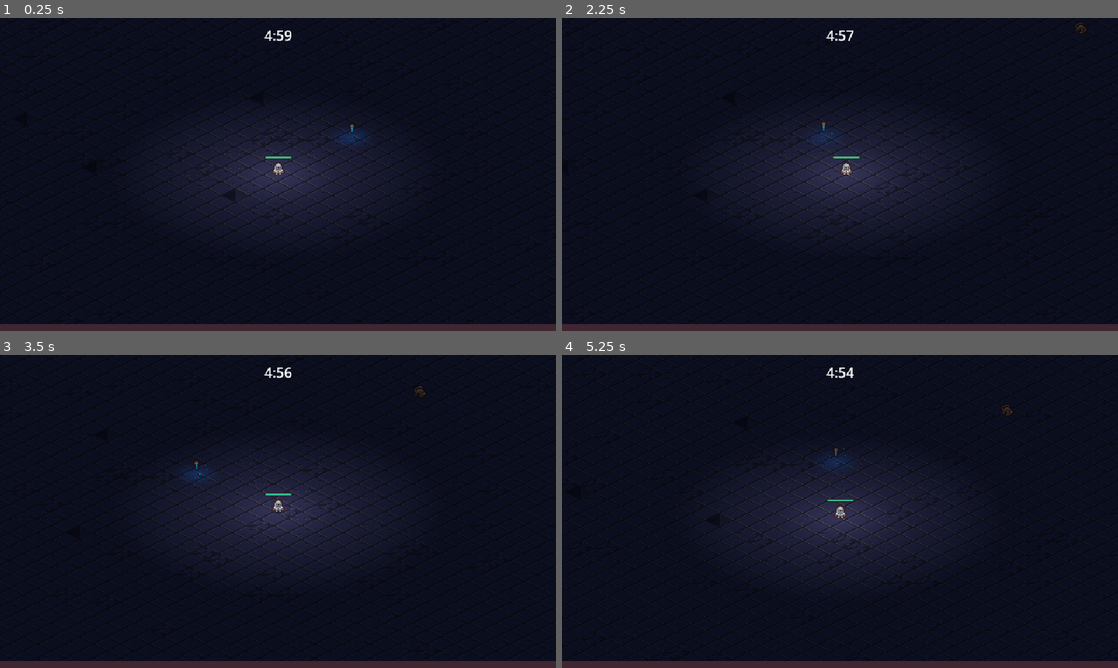
Above: before the commit, frames 1-4 (two rows, left to right).
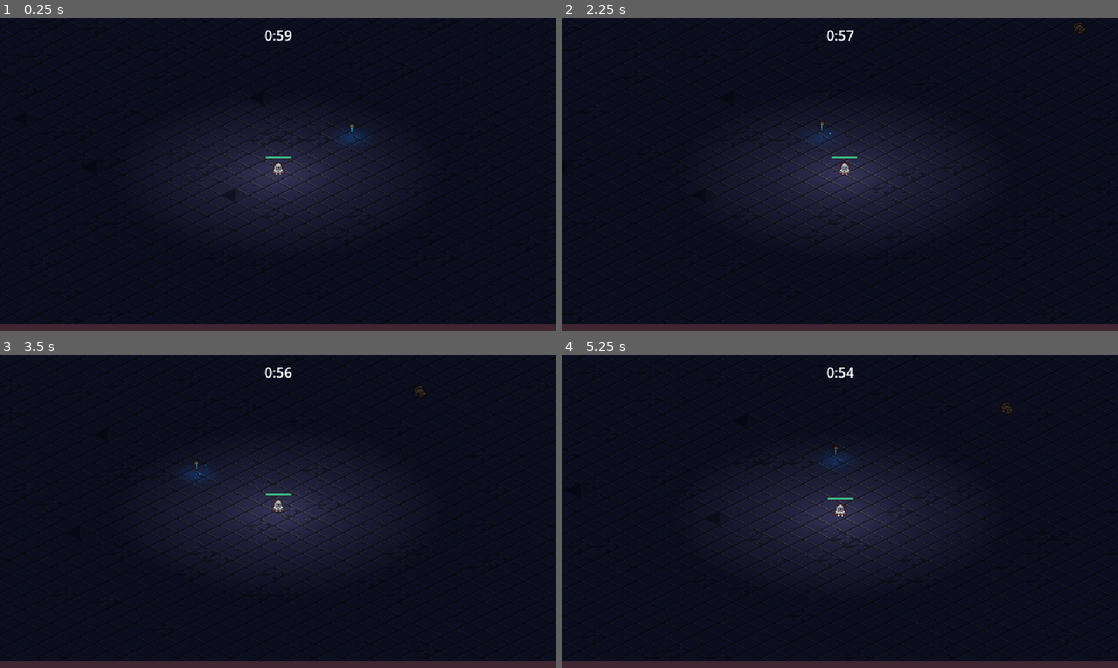
Above: after the commit, the same moments.

Repository: artem-lygin/DungeonSurvivors
Game: Godot game, scene res://scenes/main/main.tscn
The game is run twice, just before and just after one commit, with the same random seed, the same clock (stepped at 60 frames per second) and the same inputs.
Inputs (mouse positions are in pixels of both pictures, inside the frame that each line leads up to):
- Up to frame 1 (0.25 s): no input
- Up to frame 2 (2.25 s): tap Enter at 0.5 s; move the mouse to (962, 158) at 0.52 s; press the mouse at (962, 158) at 0.53 s; hold D (move_right) 0.53-1.25 s; release the mouse at (962, 158) at 1.25 s; drag from (728, 190) to (845, 127) at 1.27 s; tap Space at 2 s; move the mouse to (895, 105) at 2.02 s; press the mouse at (895, 105) at 2.03 s; hold D (move_right) from 2.03 s (still down)
- Up to frame 3 (3.5 s): release D (move_right) at 2.75 s; release the mouse at (333, 442) at 2.75 s; drag from (250, 574) to (283, 508) at 2.77 s
- Up to frame 4 (5.25 s): tap Enter at 3.5 s; move the mouse to (1006, 558) at 3.52 s; press the mouse at (1006, 558) at 3.53 s; hold A (move_left) 3.53-4.25 s; release the mouse at (1006, 558) at 4.25 s; drag from (673, 464) to (834, 505) at 4.27 s; tap Space at 5 s; move the mouse to (867, 511) at 5.02 s; press the mouse at (867, 511) at 5.03 s; hold S (move_down) from 5.03 s (still down)

The runs differ from the first frame. In frame 1, less than 0.1% of the frame differs, in the area x 47-49%, y 4-8%; in frame 2, 1.2%; in frame 3, less than 0.1%; in frame 4, 1.3%, in the area x 29-81%, y 4-71%.

Commit message:
Applied static typing all across project

Diff:
--- a/project.godot
+++ b/project.godot
@@ -18,6 +18,10 @@
 [autoload]
 
 GameEvents="*res://scenes/autoload/game_events.tscn"
+
+[debug]
+
+gdscript/warnings/untyped_declaration=1
 
 [display]
 
--- a/scenes/ability/sword_ability_controller/sword_ability_controller.gd
+++ b/scenes/ability/sword_ability_controller/sword_ability_controller.gd
@@ -2,44 +2,51 @@
 
 const MAX_RANGE = 150
 
-@export var sword_ability: PackedScene
+@export var sword_ability_scene: PackedScene
+@export_range (1.0, 100.0) var damage_amount: float = 5 #In Firebelly course called 'damage' and declared as variant
 
-var damage_amount = 5 #In Firebelly course called 'damage_amount'
-var base_wait_time
-var max_wait_time_reduction = .75
+@onready var sword_ability_timer: Timer = $SwordAbilityTimer
+
+# var damage_amount: float = 5 #In Firebelly course called 'damage_amount'
+var base_wait_time: float
+var max_wait_time_reduction: float = .75
 
 # Called when the node enters the scene tree for the first time.
 func _ready() -> void:
-	base_wait_time = $Timer.wait_time
-	$Timer.timeout.connect(on_timer_timeout)
+	base_wait_time = sword_ability_timer.wait_time
+	sword_ability_timer.timeout.connect(on_timer_timeout)
 	GameEvents.ability_upgrade_added.connect(on_ability_upgrade_added)
 
 
 
-func on_timer_timeout():
+func on_timer_timeout() -> void:
+	@warning_ignore("untyped_declaration")
 	var player = get_tree().get_first_node_in_group("player") as Node2D
 
 	if player == null: return
 
-	var enemies = get_tree().get_nodes_in_group("enemy") as Array
-	enemies = enemies.filter(func(enemy: Node2D):
-		return enemy.global_position.distance_squared_to(player.global_position) < pow(MAX_RANGE, 2)
-		#return false
+	var enemies: Array = get_tree().get_nodes_in_group("enemy") as Array
+	enemies = enemies.filter(
+		func (enemy: Node2D) -> bool:
+			return enemy.global_position.distance_squared_to(player.global_position) < pow(MAX_RANGE, 2)
 	)
 	if enemies.size() == 0: return
 
-	enemies.sort_custom(func(a: Node2D, b: Node2D):
-		var a_distance=a.global_position.distance_squared_to(player.global_position)
-		var b_distance=b.global_position.distance_squared_to(player.global_position)
-		return a_distance < b_distance
+	enemies.sort_custom(
+		func(a: Node2D, b: Node2D) -> bool:
+			var a_distance: float = a.global_position.distance_squared_to(player.global_position)
+			var b_distance: float = b.global_position.distance_squared_to(player.global_position)
+			return a_distance < b_distance
 	)
 
-	var sword_instance = sword_ability.instantiate() as SwordAbility
+	@warning_ignore("untyped_declaration")
+	var sword_instance = sword_ability_scene.instantiate() as SwordAbility
 
 	if sword_instance == null:
 		print("⚠️ SwordInstanse is null")
 		return
 
+	@warning_ignore("untyped_declaration")
 	var foreground_layer = get_tree().get_first_node_in_group("foreground_layer")
 	if foreground_layer == null: return
 
@@ -49,16 +56,16 @@
 	sword_instance.global_position = enemies[0].global_position
 	sword_instance.global_position += Vector2.RIGHT.rotated(randf_range(0, TAU)) * 4
 
-	var enemy_direction = enemies[0].global_position - sword_instance.global_position
+	var enemy_direction: Vector2 = enemies[0].global_position - sword_instance.global_position
 	sword_instance.rotation = enemy_direction.angle()
 
 
-func on_ability_upgrade_added(upgrade: AbilityUpgrade, current_upgrades: Dictionary):
+func on_ability_upgrade_added(upgrade: AbilityUpgrade, current_upgrades: Dictionary) -> void:
 	if upgrade.upgrade_id != "sword_rate":
 		return
 
-	var percent_reduction = current_upgrades["sword_rate"]["quantity"] * .1
-	$Timer.wait_time = max(base_wait_time * (1 - percent_reduction), max_wait_time_reduction)
-	$Timer.start()
+	var percent_reduction: float = current_upgrades["sword_rate"]["quantity"] * .1
+	sword_ability_timer.wait_time = max(base_wait_time * (1 - percent_reduction), max_wait_time_reduction)
+	sword_ability_timer.start()
 
-	print($Timer.wait_time)
+	print("⚔️ Sword ability will spawn time is ", sword_ability_timer.wait_time)
--- a/scenes/ability/sword_ability_controller/sword_ability_controller.tscn
+++ b/scenes/ability/sword_ability_controller/sword_ability_controller.tscn
@@ -5,8 +5,8 @@
 
 [node name="SwordAbilityController" type="Node"]
 script = ExtResource("1_e8bxv")
-sword_ability = ExtResource("2_rfe3v")
+sword_ability_scene = ExtResource("2_rfe3v")
 
-[node name="Timer" type="Timer" parent="."]
+[node name="SwordAbilityTimer" type="Timer" parent="."]
 wait_time = 1.5
 autostart = true
--- a/scenes/autoload/game_events.gd
+++ b/scenes/autoload/game_events.gd
@@ -4,9 +4,9 @@
 signal ability_upgrade_added(upgrade: AbilityUpgrade, current_upgrades: Dictionary)
 
 
-func emit_experience_vial_collected(number: float):
+func emit_experience_vial_collected(number: float) -> void:
 	expirience_vial_collected.emit(number)
 
 
-func emit_ability_upgrade_added(upgrade: AbilityUpgrade, current_upgrades: Dictionary):
+func emit_ability_upgrade_added(upgrade: AbilityUpgrade, current_upgrades: Dictionary) -> void:
 	ability_upgrade_added.emit(upgrade, current_upgrades)
--- a/scenes/component/health_component.gd
+++ b/scenes/component/health_component.gd
@@ -10,18 +10,18 @@
 func _ready() -> void:
 	current_health = max_health
 
-func damage(damage_amount: float):
+func damage(damage_amount: float) -> void:
 	current_health = max(current_health - damage_amount, 0)
 	health_changed.emit()
 	Callable(check_death).call_deferred()
 
 
-func get_health_percent():
+func get_health_percent() -> float:
 	if max_health <= 0: return 0
 	return min(current_health / max_health, 1)
 
 
-func check_death():
+func check_death() -> void:
 	if current_health == 0:
 		died.emit()
 		owner.queue_free()
--- a/scenes/component/hitbox_component.gd
+++ b/scenes/component/hitbox_component.gd
@@ -1,4 +1,6 @@
 extends Area2D
+# Script handles weapon's hitbox
+
 class_name HitboxComponent
 
-var damage_amount = 0 #In Firebelly course called 'damage'
+var damage_amount: float = 0 #In Firebelly course called 'damage'
--- a/scenes/component/hurtbox_component.gd
+++ b/scenes/component/hurtbox_component.gd
@@ -8,13 +8,14 @@
 	area_entered.connect(on_area_entered)
 
 
-func on_area_entered(other_area: Area2D):
+func on_area_entered(other_area: Area2D) -> void:
 	if not other_area is HitboxComponent:
 		return
 
 	if health_component == null:
 		return
 
+	@warning_ignore("untyped_declaration")
 	var hitbox_component = other_area as HitboxComponent
 
 	health_component.damage(hitbox_component.damage_amount)
--- a/scenes/component/vial_drop_component.gd
+++ b/scenes/component/vial_drop_component.gd
@@ -9,16 +9,17 @@
 	(health_component as HealthComponent).died.connect(on_died)
 
 
-func on_died():
+func on_died() -> void:
 	if randf() > drop_persentage:
 		return
 
 	if vial_scene == null: return
 	if not owner is Node2D: return
 
-	var spawn_position = (owner as Node2D).global_position
-	var vial_instance = vial_scene.instantiate() as Node2D
+	var spawn_position: Vector2 = (owner as Node2D).global_position
+	var vial_instance: Node2D = vial_scene.instantiate() as Node2D
 
+	@warning_ignore("untyped_declaration")
 	var entities_layer = get_tree().get_first_node_in_group("entities_layer")
 	if entities_layer == null: return
 
--- a/scenes/game_camera/game_camera.gd
+++ b/scenes/game_camera/game_camera.gd
@@ -1,6 +1,6 @@
 extends Camera2D
 
-var target_position = Vector2.ZERO
+var target_position: Vector2 = Vector2.ZERO
 
 # Called when the node enters the scene tree for the first time.
 func _ready() -> void:
@@ -13,8 +13,8 @@
 	global_position = target_position
 
 
-func acquire_target():
-	var player_node = get_tree().get_nodes_in_group("player")
+func acquire_target() -> void:
+	var player_node: Array = get_tree().get_nodes_in_group("player")
 	if player_node.size() > 0:
-		var player = player_node[0] as Node2D
+		var player: Node2D = player_node[0] as Node2D
 		target_position = player.global_position
--- a/scenes/game_object/basic_enemy/basic_enemy.gd
+++ b/scenes/game_object/basic_enemy/basic_enemy.gd
@@ -6,17 +6,18 @@
 
 
 func _process(_delta: float) -> void:
-	var direction = get_direction_to_player()
+	var direction: Vector2 = get_direction_to_player()
 	velocity = direction * MAX_SPEED
 	move_and_slide()
 
 
-func get_direction_to_player():
+func get_direction_to_player() -> Vector2:
+	@warning_ignore("untyped_declaration")
 	var player_node = get_tree().get_first_node_in_group("player") as Node2D
 	if player_node != null:
 		return (player_node.global_position - global_position).normalized()
 	return Vector2.ZERO
 
 
-func on_area_entered(_other_area: Area2D):
+func on_area_entered(_other_area: Area2D) -> void:
 	health_component.damage(5)
--- a/scenes/game_object/experience_vial/experience_vial.gd
+++ b/scenes/game_object/experience_vial/experience_vial.gd
@@ -5,6 +5,6 @@
 	$Area2D.area_entered.connect(on_area_entered)
 
 
-func on_area_entered(other_area: Area2D):
+func on_area_entered(_other_area: Area2D) -> void:
 	GameEvents.emit_experience_vial_collected(1)
 	queue_free()
--- a/scenes/game_object/player/player.gd
+++ b/scenes/game_object/player/player.gd
@@ -21,43 +21,43 @@
 
 
 func _process(delta: float) -> void:
-	var movement_vector = get_movement_vector()
-	var direction = movement_vector.normalized()
-	var target_velocity = direction * MAX_SPEED
+	var movement_vector: Vector2 = get_movement_vector()
+	var direction: Vector2 = movement_vector.normalized()
+	var target_velocity: Vector2 = direction * MAX_SPEED
 
 	velocity = velocity.lerp(target_velocity, 1 - exp(-delta * ACCELERATION_SMOOTHING))
 
 	move_and_slide()
 
-func get_movement_vector():
-	var x_movement = Input.get_action_strength("move_right") - Input.get_action_strength("move_left")
-	var y_movement = Input.get_action_strength("move_down") - Input.get_action_strength("move_up")
+func get_movement_vector() -> Vector2:
+	var x_movement: float = Input.get_action_strength("move_right") - Input.get_action_strength("move_left")
+	var y_movement: float = Input.get_action_strength("move_down") - Input.get_action_strength("move_up")
 	return Vector2(x_movement, y_movement * ISO_RATIO)
 
 
-func check_deal_damage():
+func check_deal_damage() -> void:
 	if number_colliding_bodies == 0 || !damage_interval_timer.is_stopped(): return
 	health_component.damage(1 * number_colliding_bodies)
 	damage_interval_timer.start()
 	print("❤️: ", health_component.current_health)
 
 
-func update_health_display():
+func update_health_display() -> void:
 	health_bar.value = health_component.get_health_percent()
 
 
-func on_body_entered(_other_body: Node2D):
+func on_body_entered(_other_body: Node2D) -> void:
 	number_colliding_bodies += 1
 	check_deal_damage()
 
 
-func on_body_exited(_other_body: Node2D):
+func on_body_exited(_other_body: Node2D) -> void:
 	number_colliding_bodies -= 1
 
 
-func on_damage_interval_timer_timeout():
+func on_damage_interval_timer_timeout() -> void:
 	check_deal_damage()
 
 
-func on_health_changed():
+func on_health_changed() -> void:
 	update_health_display()
--- a/scenes/main/main.gd
+++ b/scenes/main/main.gd
@@ -8,7 +8,7 @@
 	player_scene.health_component.died.connect(_on_player_death)
 
 
-func _on_player_death():
-	var round_end_screen_instance = round_end_screen.instantiate()
+func _on_player_death() -> void:
+	var round_end_screen_instance: Node = round_end_screen.instantiate()
 	add_child(round_end_screen_instance)
 	round_end_screen_instance.set_defeat()
--- a/scenes/main/main.tscn
+++ b/scenes/main/main.tscn
@@ -78,7 +78,7 @@
 experience_manager = NodePath("../ExperienceManager")
 
 [node name="GameCamera" parent="." instance=ExtResource("1_k2fmo")]
-position_smoothing_speed = 25.0
+position_smoothing_speed = 50.0
 
 [node name="TileMap" type="TileMap" parent="."]
 visible = false
--- a/scenes/manager/arena_time_manager.gd
+++ b/scenes/manager/arena_time_manager.gd
@@ -14,7 +14,7 @@
 	arena_timer.timeout.connect(on_arena_timer_timeout)
 
 
-func _process(delta: float) -> void:
+func _process(_delta: float) -> void:
 	# Managing arena difficulty
 	var next_time_target: float = arena_timer.wait_time - ((arena_difficulty+1) * DIFFICULTY_INTERVAL)
 	if arena_timer.time_left <= next_time_target:
@@ -23,11 +23,11 @@
 		print("😓 Arena Difficulty is ", arena_difficulty)
 
 
-func get_time_elapsed():
+func get_time_elapsed() -> float:
 	# return arena_timer.wait_time - arena_timer.time_left # This used in the course
 	return arena_timer.time_left # Returns countdown instead of countup
 
 
-func on_arena_timer_timeout():
+func on_arena_timer_timeout() -> void:
 	var round_end_screen_instance: Node = round_end_screen_scene.instantiate()
 	add_child(round_end_screen_instance)
--- a/scenes/manager/arena_time_manager.tscn
+++ b/scenes/manager/arena_time_manager.tscn
@@ -9,6 +9,6 @@
 
 [node name="ArenaTimer" type="Timer" parent="."]
 unique_name_in_owner = true
-wait_time = 300.0
+wait_time = 60.0
 one_shot = true
 autostart = true
--- a/scenes/manager/enemy_manager.gd
+++ b/scenes/manager/enemy_manager.gd
@@ -17,29 +17,31 @@
 	arena_time_manager.arena_difficulty_increased.connect(on_arena_difficulty_increased)
 
 
-func on_timer_timeout():
+func on_timer_timeout() -> void:
 	enemy_spawn_timer.start() # Handling staring the timer here to be able to change it wait_time
 
+	@warning_ignore("untyped_declaration")
 	var player = get_tree().get_first_node_in_group("player") as Node2D
 	if player == null: return
 
-	var random_direction = Vector2.RIGHT.rotated(randf_range(0, TAU))
-	var spawn_position =  player.global_position + (random_direction * SPAWN_RADIUS)
+	var random_direction: Vector2 = Vector2.RIGHT.rotated(randf_range(0, TAU))
+	var spawn_position: Vector2 =  player.global_position + (random_direction * SPAWN_RADIUS)
 
 	# Instantiate basic enemy node into the scene
-	var enemy = basic_enemy_scene.instantiate() as Node2D
+	var enemy: Node2D = basic_enemy_scene.instantiate() as Node2D
+	@warning_ignore("untyped_declaration")
 	var entities_layer = get_tree().get_first_node_in_group("entities_layer")
 	if entities_layer == null: return
 	entities_layer.add_child(enemy) #add the scene as child node of "Main" node
 	enemy.global_position = spawn_position
 
 
-func on_arena_difficulty_increased(arena_difficulty: int):
+func on_arena_difficulty_increased(arena_difficulty: int) -> void:
 	# Changing enemy spawning time
 	var time_off: float = (.1 / 12) * arena_difficulty # Every 12 levels (1 min) spawn timer reduced by .1
 	time_off = min(time_off, .75)
 	enemy_spawn_timer.wait_time = enemy_spawn_time - time_off
 	#enemy_spawn_timer.wait_time = enemy_spawn_timer.wait_time - enemy_spawn_timer.wait_time * DIFFICULTY_INCREASED_RATIO
 
-	print("⏰ Spawn Timer is ", enemy_spawn_timer.wait_time)
+	print("⏰ Enemy Spawn Timer is ", enemy_spawn_timer.wait_time)
 	enemy_spawn_timer.start()
--- a/scenes/manager/experience_manager.gd
+++ b/scenes/manager/experience_manager.gd
@@ -5,14 +5,17 @@
 
 const TARGET_EXPERIENCE_GROWTH = 5
 
-var current_experience = 0
-var current_level = 1
-var target_experience = 5
+var current_experience: int = 0
+var current_level: int = 1
+var target_experience: int = 5
 
-func _ready():
+func _ready() -> void:
 	GameEvents.expirience_vial_collected.connect(on_experience_vial_collected)
 
-func increment_experience(number: float):
+func on_experience_vial_collected(number: float) -> void:
+	increment_experience(number)
+
+func increment_experience(number: float) -> void:
 	current_experience = min(current_experience+number, target_experience)
 	# print(current_experience)
 	experience_updated.emit(current_experience, target_experience)
@@ -24,7 +27,3 @@
 		experience_updated.emit(current_experience, target_experience)
 
 		level_up.emit(current_level)
-
-
-func on_experience_vial_collected(number: float):
-	increment_experience(number)
--- a/scenes/manager/upgrade_manager.gd
+++ b/scenes/manager/upgrade_manager.gd
@@ -4,30 +4,32 @@
 @export var experience_manager: Node
 @export var upgrade_screen_scene: PackedScene
 
-var current_upgrades = {
+var current_upgrades: Dictionary = {
+	#to be filled with apply_upgrade method below
 }
 
 func _ready() -> void:
 	experience_manager.level_up.connect(on_level_up)
 
 
-func on_level_up(current_level: int):
+func on_level_up(_current_level: int) -> void:
+	@warning_ignore("untyped_declaration")
 	var chosen_upgrade = upgrades_pool.pick_random() as AbilityUpgrade
 	if chosen_upgrade == null:
 		return
 
-	var upgrade_screen_instance = upgrade_screen_scene.instantiate()
+	var upgrade_screen_instance: Node = upgrade_screen_scene.instantiate()
 	add_child(upgrade_screen_instance)
 	upgrade_screen_instance.set_ability_upgrades([chosen_upgrade] as Array[AbilityUpgrade])
 	upgrade_screen_instance.upgrade_selected.connect(on_upgrade_selected)
 
 
-func on_upgrade_selected(upgrade: AbilityUpgrade):
+func on_upgrade_selected(upgrade: AbilityUpgrade) -> void:
 	apply_upgrade(upgrade)
 
 
-func apply_upgrade(upgrade: AbilityUpgrade):
-	var has_upgrade = current_upgrades.has(upgrade.upgrade_id)
+func apply_upgrade(upgrade: AbilityUpgrade) -> void:
+	var has_upgrade: bool = current_upgrades.has(upgrade.upgrade_id)
 	if !has_upgrade:
 		current_upgrades[upgrade.upgrade_id] = {
 			"resourse": upgrade,
--- a/scenes/ui/ability_upgrade_card.gd
+++ b/scenes/ui/ability_upgrade_card.gd
@@ -10,11 +10,11 @@
 	gui_input.connect(on_gui_input)
 
 
-func on_gui_input(event: InputEvent):
+func on_gui_input(event: InputEvent) -> void:
 	if event.is_action_pressed("lmb_click"):
 		selected.emit()
 
 
-func set_ability_upgrade(upgrade: AbilityUpgrade):
+func set_ability_upgrade(upgrade: AbilityUpgrade) -> void:
 	name_label.text = upgrade.upgrade_name
 	description_label.text = upgrade.upgrade_description
--- a/scenes/ui/arena_timer_ui.gd
+++ b/scenes/ui/arena_timer_ui.gd
@@ -1,16 +1,17 @@
 extends CanvasLayer
 
 @export var arena_time_manager: Node
-@onready var label = $%Label
 
-func _process(_delta):
+@onready var label: Label = $%Label
+
+func _process(_delta: float) -> void:
 	if arena_time_manager == null:
 		return
-	var time_elapsed = arena_time_manager.get_time_elapsed()
+	var time_elapsed : float = arena_time_manager.get_time_elapsed()
 	label.text = format_seconds_to_string(time_elapsed)
 
 
-func format_seconds_to_string(seconds: float):
-	var minutes = floor(seconds / 60)
-	var remaining_seconds = seconds - (minutes * 60)
+func format_seconds_to_string(seconds: float)  -> String:
+	var minutes: float = floor(seconds / 60)
+	var remaining_seconds: float = seconds - (minutes * 60)
 	return ("%d" % minutes) + ":" + ("%02d" % floor(remaining_seconds))
--- a/scenes/ui/experience_bar.gd
+++ b/scenes/ui/experience_bar.gd
@@ -1,13 +1,13 @@
 extends CanvasLayer
 
 @export var experience_manager: Node
-@onready var progress_bar = $MarginContainer/ProgressBar
+@onready var progress_bar: Node = $MarginContainer/ProgressBar
 
 func _ready() -> void:
 	progress_bar.value = 0
 	experience_manager.experience_updated.connect(on_experience_updated)
 
 
-func on_experience_updated(current_experience: float, target_experience: float):
-	var percentage = current_experience / target_experience
+func on_experience_updated(current_experience: float, target_experience: float) -> void:
+	var percentage: float = current_experience / target_experience
 	progress_bar.value = percentage
--- a/scenes/ui/round_end_screen.gd
+++ b/scenes/ui/round_end_screen.gd
@@ -11,16 +11,16 @@
 	restart_button.pressed.connect(on_restart_button_pressed)
 	quit_button.pressed.connect(on_quit_button_pressed)
 
-func set_defeat():
+func set_defeat() -> void:
 	title_label.text = "Defeat"
 	description_label.text = "You've lost this round"
 
 
-func on_restart_button_pressed():
+func on_restart_button_pressed() -> void:
 	get_tree().paused = false
 	# get_tree().change_scene_to_file("res://scenes/main/main.tscn")
 	get_tree().reload_current_scene()
 
 
-func on_quit_button_pressed():
+func on_quit_button_pressed() -> void:
 	get_tree().quit()
--- a/scenes/ui/upgrade_screen.gd
+++ b/scenes/ui/upgrade_screen.gd
@@ -11,15 +11,15 @@
 	get_tree().paused = true
 
 
-func set_ability_upgrades(upgrades: Array[AbilityUpgrade]):
+func set_ability_upgrades(upgrades: Array[AbilityUpgrade]) -> void:
 	for upgrade in upgrades:
-		var card_instance = upgrade_card_scene.instantiate()
+		var card_instance: Node = upgrade_card_scene.instantiate()
 		card_container.add_child(card_instance)
 		card_instance.set_ability_upgrade(upgrade)
 		card_instance.selected.connect(on_upgrade_selected.bind(upgrade))
 
 
-func on_upgrade_selected(upgrade: AbilityUpgrade):
+func on_upgrade_selected(upgrade: AbilityUpgrade) -> void:
 	upgrade_selected.emit(upgrade)
 	get_tree().paused = false
 	queue_free()
